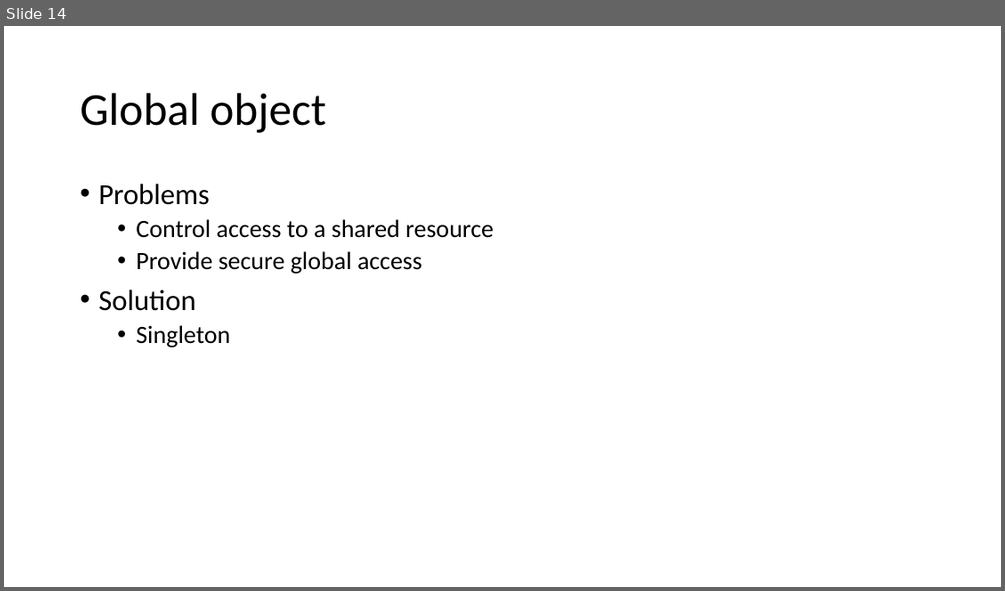
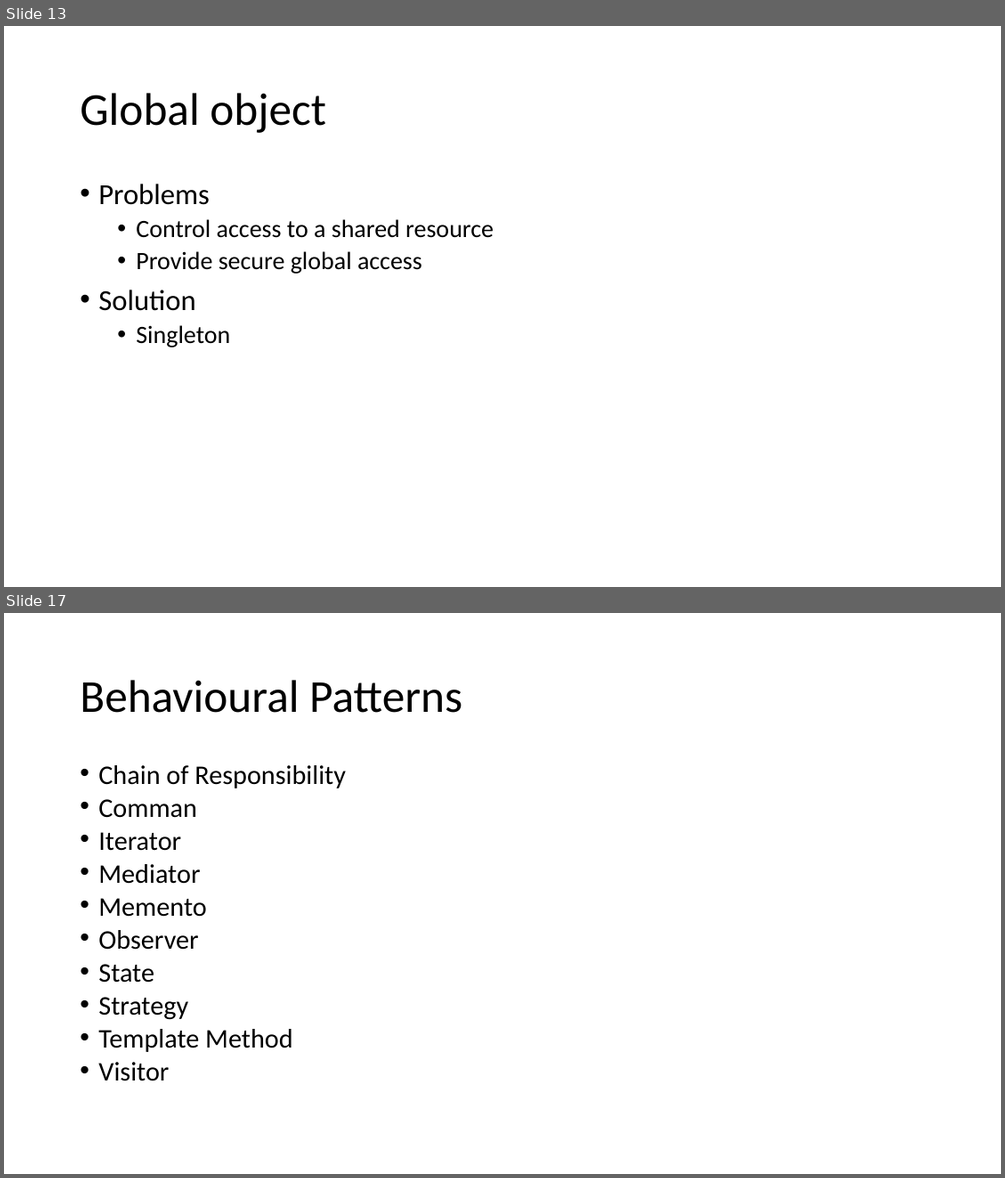
Before and after one commit to ynaman1000/DesignPatterns, a slide deck: Design Patterns.pptx. Shown one above the other, each under a label of ours: slide 14 before the commit, slides 13 and 17 after it; the slides between them are not shown. The pictures are 1005x591 and 1005x1178 pixels, drawn with LibreOffice and Linux fonts; fonts in the diff are those of the drawing. Boxes give left, top, right and bottom in pixels: in the first picture for what was removed or moved away, otherwise in the second. Text is boxed around its words. In the diff, an @@ line names an element or a change of style, - is before the commit and + after.

```diff
--- a/Design Patterns.pptx
+++ b/Design Patterns.pptx
@@ slide 17 added at bbox=[4, 613, 1001, 1174], background #FFFFFF @@
@@ title added at bbox=[80, 680, 462, 713], 44 pt, text #000000 @@
+Behavioural Patterns
@@ text added at bbox=[98, 765, 346, 1081], 25.9 pt, text #000000 @@
+• Chain of Responsibility
+• Comman
+• Iterator
+• Mediator
+• Memento
+• Observer
+• State
+• Strategy
+• Template Method
+• Visitor
@@ what was slide 14 is now slide 13 @@
```
Also in this commit, not shown: 2 slides changed, 2 other slides added, 1 slide removed.
